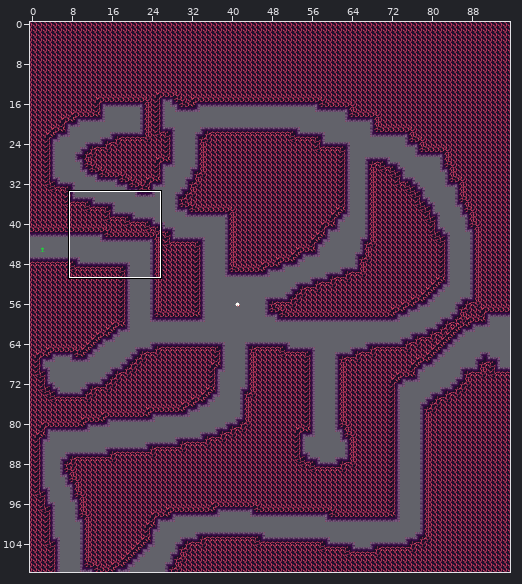
One commit to this Tiled map: mapping_tools/tilemaps/fire6.tmx. The picture above shows the old version from afar; the outline marks the close-up.
Close-up. As it was:
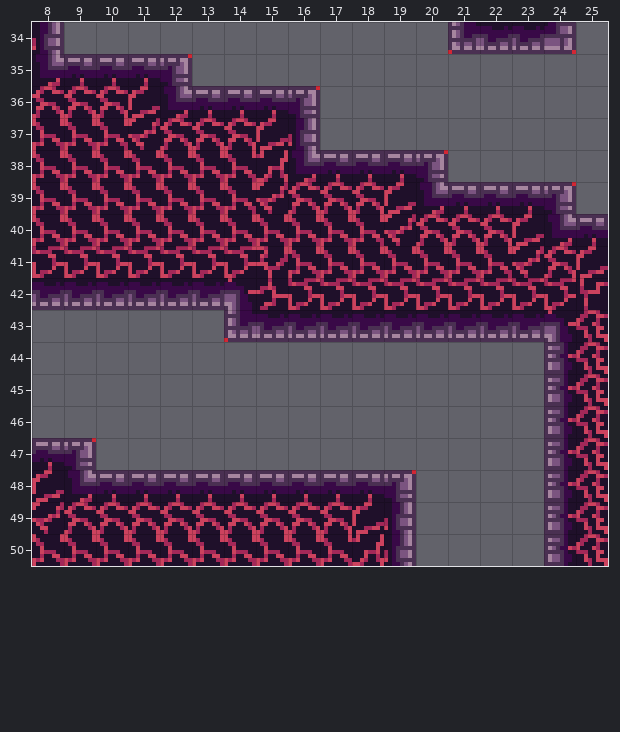
Cells are 8x8 px. Shown: x 8..25, y 34..50. The commit also changed other parts of the map, which this record leaves out.
And afterwards:
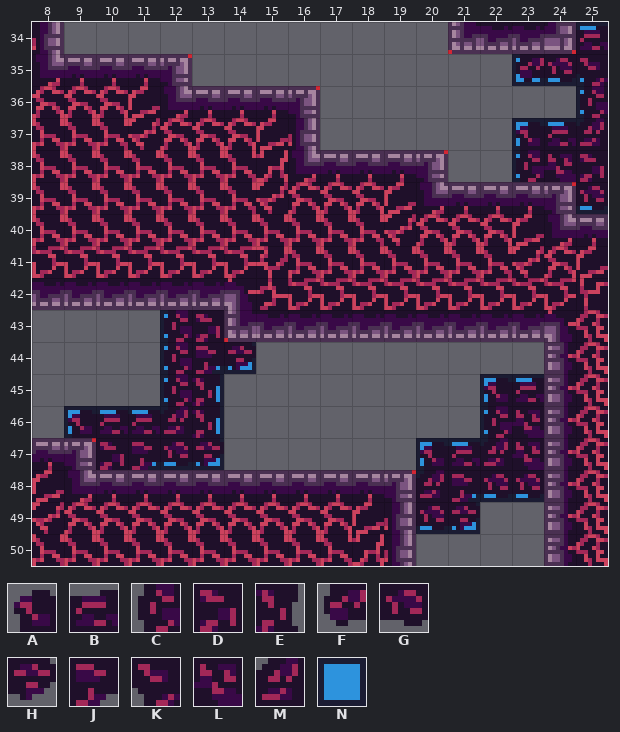
Key: from "fire_bg_decal": A 0, B 1, C 13, D 14, E 15, F 26, G 27, H 28, J 39, K 40, L 41, M 53; from "tools": N 20.
_ is an empty cell, . an unchanged one.
What changed:
--- layer "bg_draft"
@@ x 23..25 @@
-34 .._
-35 ___
-36 .._
-37 ___
-38 _..
-39 .._
+34 ..N
+35 NNN
+36 ..N
+37 NNN
+38 N..
+39 ..N
@@ x 9..23 @@
-43 ..._...........
-44 ...___.........
-45 ...__........__
-46 _____........_.
-47 ..___......___.
-48 ...........____
-49 ...........__..
+43 ...N...........
+44 ...NNN.........
+45 ...NN........NN
+46 NNNNN........N.
+47 ..NNN......NNN.
+48 ...........NNNN
+49 ...........NN..
--- layer "bg"
@@ x 23..25 @@
-34 .._
-35 ___
-36 .._
-37 ___
-38 ___
-39 .._
+34 ..B
+35 FGK
+36 ..C
+37 ABM
+38 CLD
+39 ..G
@@ x 9..23 @@
-43 ...__..........
-44 ...___.........
-45 ...__........__
-46 _____........__
-47 .____......____
-48 ...........____
-49 ...........__..
+43 ...CD..........
+44 ...CJH.........
+45 ...CE........AB
+46 ABBME........CL
+47 .DJGH......ABML
+48 ...........MJGG
+49 ...........GH..
Changed places in both close-ups, as pixel boxes (x1, y1, x2, y2):
added: (512, 22, 608, 214)
added: (64, 310, 256, 470)
added: (416, 374, 544, 534)
